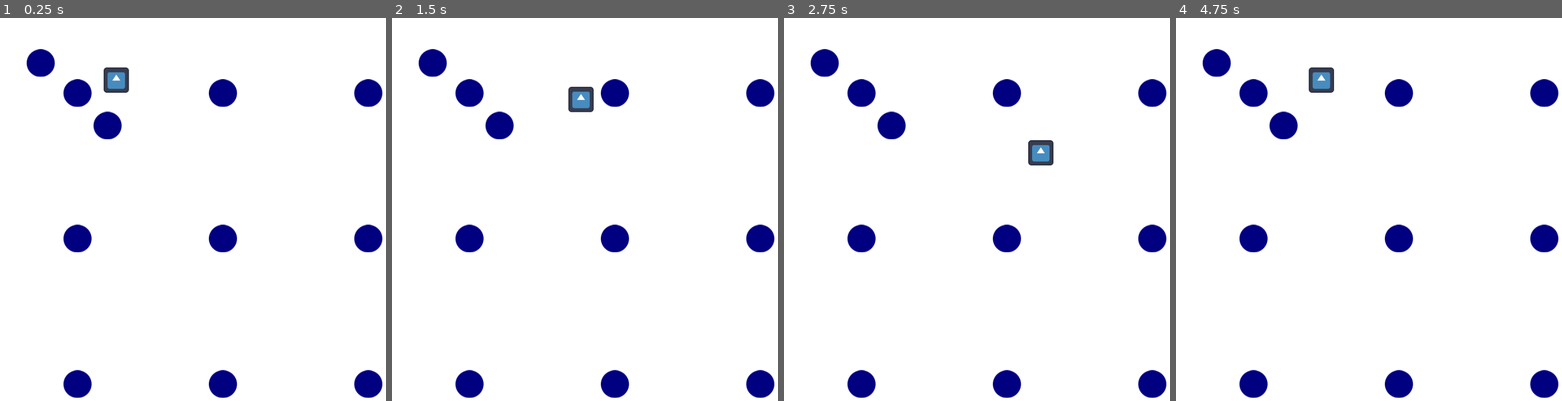
Above: before the commit, frames 1-4 (left to right).
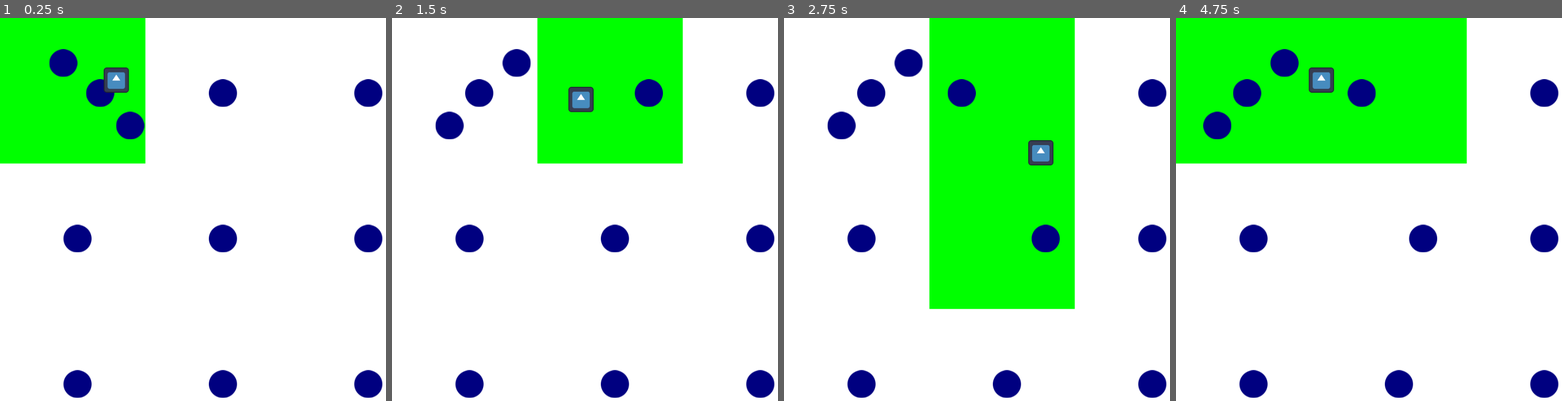
Above: after the commit, the same moments.

Repository: Jcalafange/IA_para_jogos
Game: Godot game, scene res://Cena1.tscn
Same seed, same stepped clock (60 frames per second), same inputs: the game is played once before the commit and once after it. The engine's default icon, where the game draws it, is replaced by a stand-in: a white triangle on a blue panel in a dark square.
Inputs:
- Up to frame 1 (0.25 s): no input
- Up to frame 2 (1.5 s): hold Right (ui_right) 0.53-1.28 s; hold Down (ui_down) from 1.28 s (still down)
- Up to frame 3 (2.75 s): release Down (ui_down) at 2.03 s; hold Right (ui_right) from 2.03 s (still down)
- Up to frame 4 (4.75 s): release Right (ui_right) at 2.78 s; hold Up (ui_up) 2.78-3.53 s; hold Left (ui_left) from 3.53 s (still down)

The runs differ from the first frame. In frame 1, 14% of the frame differs, in the area x 0-38%, y 0-39%; in frame 2, 16%; in frame 3, 31%, in the area x 6-76%, y 0-77%; in frame 4, 29%.

Commit message:
Funcionando

Diff:
--- a/Cena1.tscn
+++ b/Cena1.tscn
@@ -73,7 +73,7 @@
 [node name="ball11" parent="GameController" groups=["Balls"] instance=ExtResource("3_glsyj")]
 position = Vector2(760, 755)
 
-[node name="bola" type="CharacterBody2D" parent="."]
+[node name="bola" type="CharacterBody2D" parent="." groups=["Player"]]
 position = Vector2(240, 128)
 script = ExtResource("3_opcuk")
 metadata/_edit_group_ = true
--- a/Scripts/GameController.gd
+++ b/Scripts/GameController.gd
@@ -5,12 +5,11 @@
 @export var current_zone_index: int = 0
 var all_balls: Array = []
 
+
 func _ready() -> void:
 	all_zones = get_tree().get_nodes_in_group("Zonas")
 	all_balls = get_tree().get_nodes_in_group("Balls")
-	set_process_input(true)
-	# Conecta os sinais de cada zona
-
+	distribuir_balls()
 	set_process_input(true)
 
 # Função para ativar/desativar zonas
@@ -22,15 +21,16 @@
 		active_zones.append(zone)
 		zone.get_node("ColorRect").modulate = Color(0, 1, 0)  # Ativar (cor verde)
 
-# Quando uma bola entra em uma zona
-func _on_ball_entered_zone(ball, zone):
-	print("Bola entrou na zona: ", ball, " Zona: ", zone)
+func zone_movement(zone: Area2D):
+	toggle_zone(zone)
 
-# Quando uma bola sai de uma zona
-func _on_ball_exited_zone(ball, zone):
-	print("Bola saiu da zona: ", ball, " Zona: ", zone)
-
+func distribuir_balls():
+	for zone in all_zones:
+		for ball in all_balls:
+			if (zone.is_inside_zone(ball)):
+				zone.balls_in_zone.append(ball)
 # Atualiza as zonas ativas e movimenta as bolas
 func _process(delta):
+	#print(active_zones)
 	for zone in active_zones:
 		zone.move_balls()  # Função customizada para mover bolas dentro da zona
--- a/Scripts/ZoneController.gd
+++ b/Scripts/ZoneController.gd
@@ -16,11 +16,13 @@
 func _on_body_entered(body):
 	if body is CharacterBody2D:
 		print("A bola entrou na zona: ", self.name)  # Se a bola (jogador) entrou na zona
+		GameController.toggle_zone(self)
 		#set_active(true)
 
 func _on_body_exited(body):
 	if body is CharacterBody2D:
 		print("A bola saiu da zona: ", self.name)  # Se a bola (jogador) saiu da zona
+		GameController.toggle_zone(self)
 		#set_active(false)
 
 func update_color(delta: float, speed: float) -> void:
@@ -28,18 +30,12 @@
 	var t = sin(time * speed) * 0.5 + 0.5  # Normaliza t entre 0 e 1
 	modulate = original_color.lerp(target_color, t)  # Usando lerp
 
-func is_inside_zone(position: Vector2) -> bool:
-	return position.x >= self.position.x and position.x <= self.position.x + self.size.x and position.y >= self.position.y and position.y <= self.position.y + self.size.y
+func is_inside_zone(area: Area2D) -> bool:
+	var position = area.global_position
+	var collision_shape = $CollisionShape2D.shape # Certifique-se de que o nó existe
+	var zone_size = Vector2(collision_shape.extents.x * 2, collision_shape.extents.y * 2)
 
-func _on_Zone_area_entered(area):
-	if area.is_in_group("Balls"):  # Verifica se o objeto que entrou é uma bola
-		balls_in_zone.append(area)
-		print("Bola entrou na zona: ", area)
-
-func _on_Zone_area_exited(area):
-	if area.is_in_group("Balls"):  # Verifica se o objeto que saiu é uma bola
-		balls_in_zone.erase(area)
-		print("Bola saiu da zona: ", area)
+	return position.x >= self.position.x and position.x <= self.position.x + zone_size.x and position.y >= self.position.y and position.y <= self.position.y + zone_size.y
 
 func move_balls() -> void:
 	for ball in balls_in_zone:
--- a/Scripts/bola.gd
+++ b/Scripts/bola.gd
@@ -1,6 +1,8 @@
 extends CharacterBody2D
 
 @export var speed: float = 200.0  # Velocidade da bola
+signal entered_zone(zone)
+signal exited_zone(zone)
 
 func _physics_process(delta: float) -> void:
 	# Reseta a velocidade do corpo a cada frame
@@ -38,7 +40,9 @@
 					self.global_position.y > zone_position.y - rect_size.y / 2 and \
 					self.global_position.y < zone_position.y + rect_size.y / 2:
 					zone.set_active(true)
+					GameController.toggle_zone(zone)
 				else:
 					zone.set_active(false)
+					GameController.toggle_zone(zone)
 		else:
 			print("Aviso: Zona '%s' não possui um CollisionShape2D." % zone.name)
--- a/project.godot
+++ b/project.godot
@@ -15,6 +15,10 @@
 config/features=PackedStringArray("4.0", "Forward Plus")
 config/icon="res://icon.svg"
 
+[autoload]
+
+GameController="*res://Scripts/GameController.gd"
+
 [display]
 
 window/size/viewport_width=900
